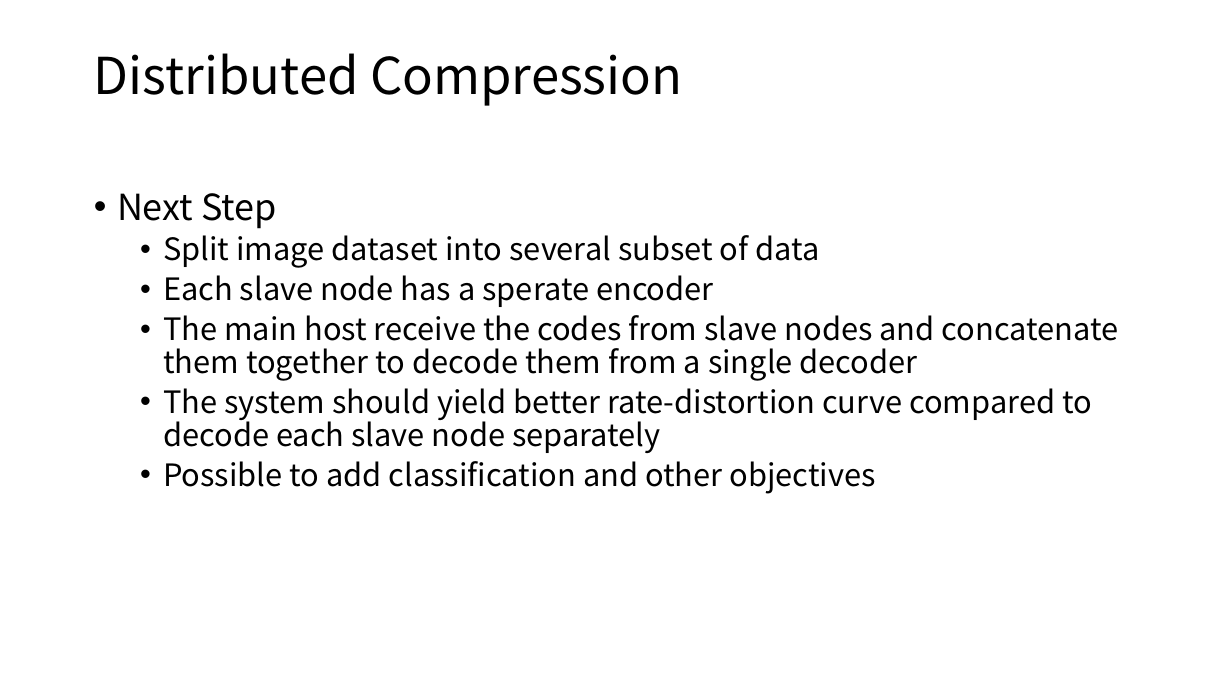
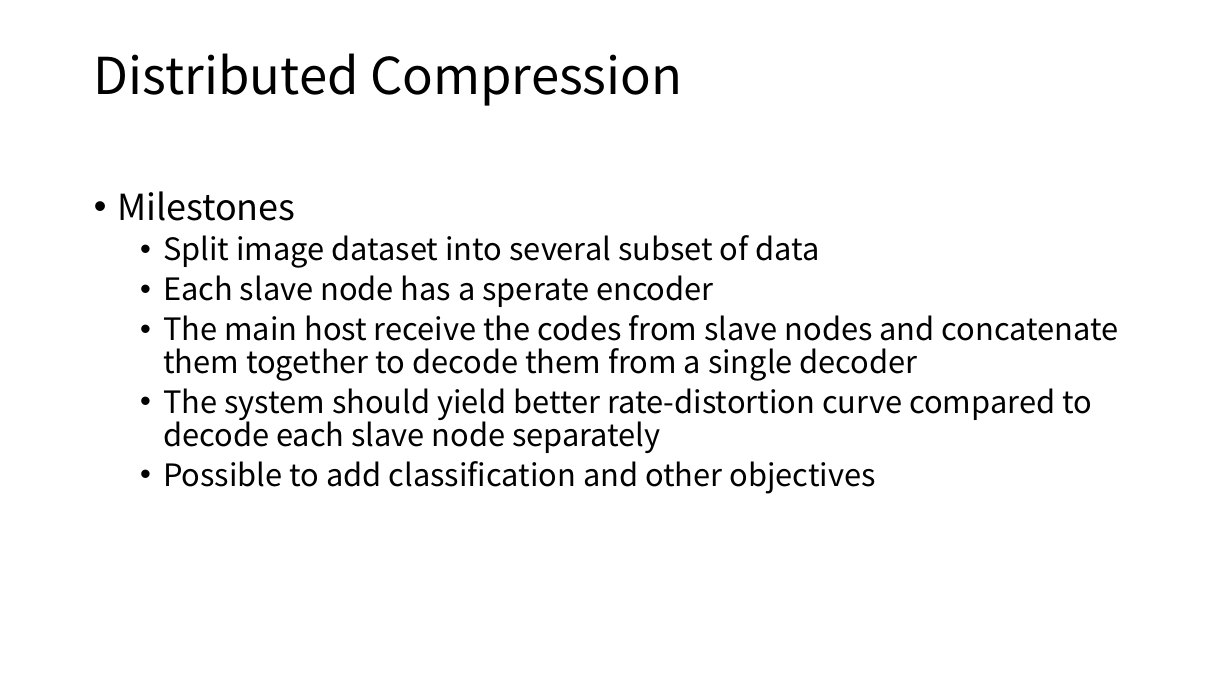
Before and after one commit to diaoenmao/Research, a slide deck: slide 10 of doc/Report/ongoing.pptx (slide 7 before the commit). Drawn at 1232x693 pixels with LibreOffice and Linux fonts; fonts in the diff are those of the drawing. Boxes give left, top, right and bottom in pixels: in the first picture for what was removed or moved away, otherwise in the second. Text is boxed around its words. In the diff, an @@ line names an element or a change of style, - is before the commit and + after.

```diff
--- a/doc/Report/ongoing.pptx
+++ b/doc/Report/ongoing.pptx
@@ text at [117,191,295,221]: text changed @@
-• Next Step
+• Milestones
```
Also in this commit, not shown: 6 other slides changed, 3 slides added.
